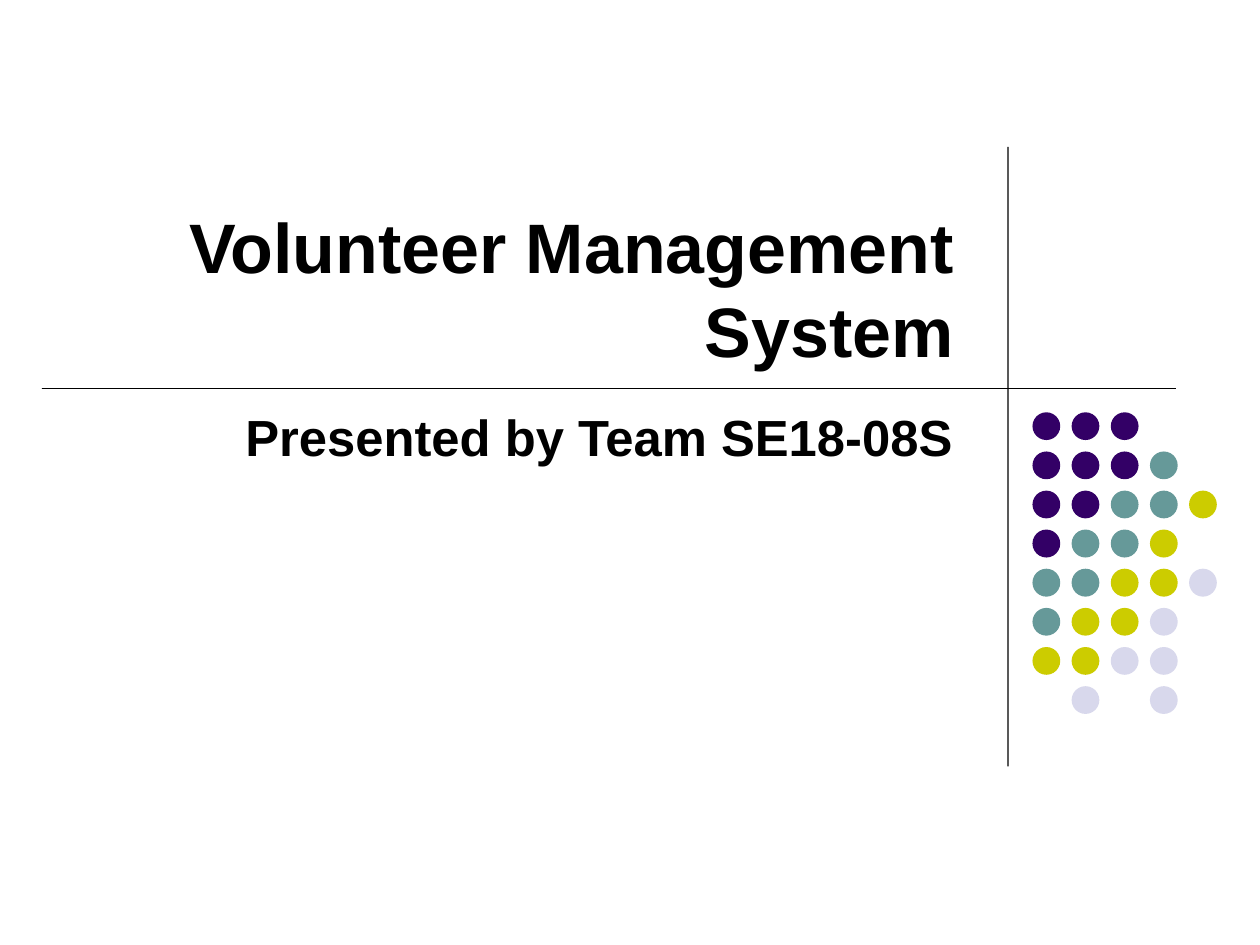
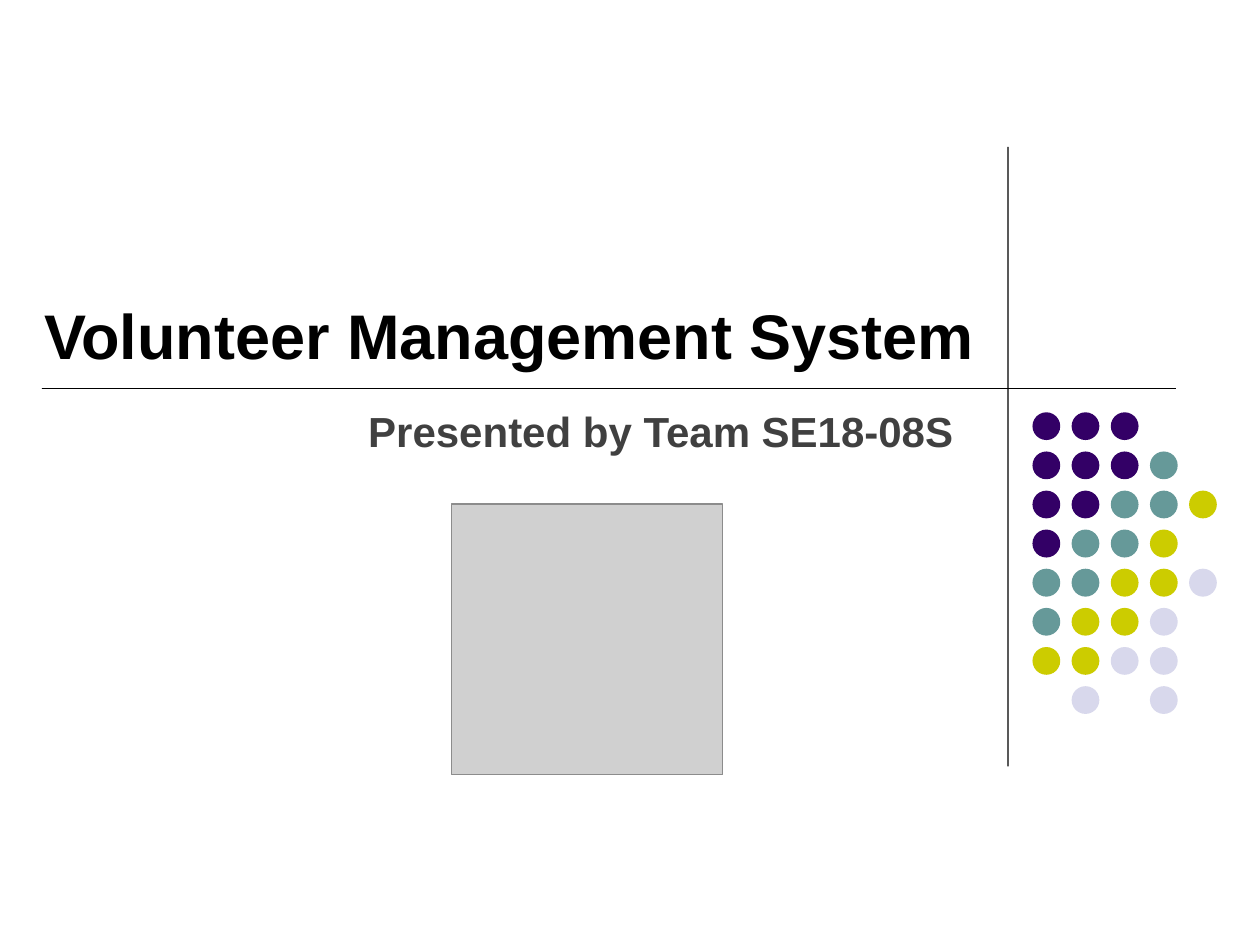
Before and after one commit to imireasa/mtech-se18-t08s, a slide deck: slide 1 of docs/W-9 Working Document/W-9.3 Presentation Slides/Phase 2/vms_presentation_2_v0.1.pptx. Drawn at 1260x945 pixels with LibreOffice and Linux fonts; fonts in the diff are those of the drawing; grey boxes stand for pictures. Boxes give left, top, right and bottom in pixels: in the first picture for what was removed or moved away, otherwise in the second. Text is boxed around its words. In the diff, an @@ line names an element or a change of style, - is before the commit and + after.

```diff
--- a/docs/W-9 Working Document/W-9.3 Presentation Slides/Phase 2/vms_presentation_2_v0.1.pptx
+++ b/docs/W-9 Working Document/W-9.3 Presentation Slides/Phase 2/vms_presentation_2_v0.1.pptx
@@ title "Volunteer Management System": place and size @@
-title "Volunteer Management System" at bbox=[189, 222, 954, 370]
+title "Volunteer Management System" at bbox=[44, 313, 973, 370]
@@ title "Volunteer Management System" at bbox=[44, 313, 973, 370]: size 40 to 36 pt; alignment right to left @@
@@ subtitle "Presented by Team SE18-08S" at bbox=[368, 416, 953, 455]: size 29 to 24 pt, text colour #000000 to #404040; less space between paragraphs @@
@@ picture added at bbox=[451, 504, 722, 775] @@
```
Also in this commit, not shown: 11 other slides changed, 15 slides added, 3 slides removed.
